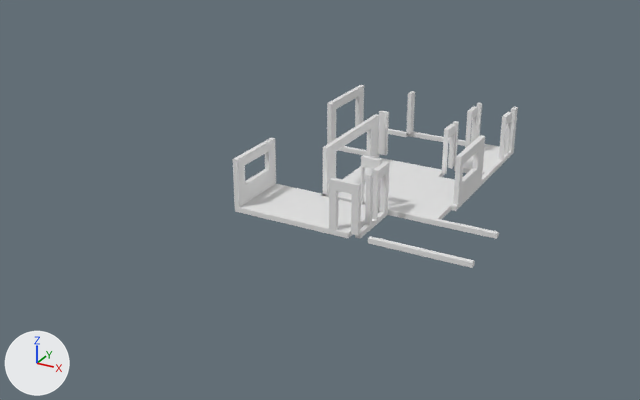
The Blender file 07/Assets/Meshes/House.blend as it was, and as the next commit left it.
Before and after are seen from a 50 mm lens placed at (19.6, -36.1, 17.8), pointed at (-1.4, 2.1, -1.3). Arrows for +X, +Y and +Z are at lower left; the lights stay in place.

The scene before the commit, as lines of its bpy script (objects in view):
```python
me_bifold_3x2_5x0_25 = bpy.data.meshes.new('Bifold 3x2.5x0.25')
me_bifold_3x2_5x0_25.from_pydata(...)  # 14 vertices, 8 faces, 1 loose edge; spans x 0.0..0.25, y 0.0..3.0, z 0.0..2.5
me_tile_3x3x0_25 = bpy.data.meshes.new('Tile 3x3x0.25')
me_tile_3x3x0_25.from_pydata(...)  # a box spanning x -2.0..0.0, y -2.0..0.0, z 0.0..0.25
me_woodfloor_3x3x0_25 = bpy.data.meshes.new('WoodFloor 3x3x0.25')
me_woodfloor_3x3x0_25.from_pydata(...)  # a box spanning x -2.0..0.0, y -2.0..0.0, z 0.0..0.25
ob_sm_wall_bifold3xx2_5x0_25_proxy = bpy.data.objects.new('SM_Wall_Bifold3xx2.5x0.25_proxy', me_bifold_3x2_5x0_25)
ob_sm_wall_bifold3xx2_5x0_25_proxy.parent = ob_walls_and_floors_001
ob_sm_wall_bifold3xx2_5x0_25_proxy.matrix_parent_inverse = Matrix(((1.0, 0.0, 0.0, -0.322), (0.0, 1.0, 0.0, 3.122), (0.0, 0.0, 1.0, 5.908), (0.0, 0.0, 0.0, 1.0)))
ob_sm_wall_bifold3xx2_5x0_25_proxy.location = (-0.25, 0.25, 0.0)
ob_sm_wall_bifold3xx2_5x0_25_proxy.scale = (0.96, 1.0, 1.0)
ob_tile3x3x0_25_proxy_004 = bpy.data.objects.new('Tile3x3x0.25_proxy.004', me_tile_3x3x0_25)
ob_tile3x3x0_25_proxy_004.parent = ob_walls_and_floors_001
ob_tile3x3x0_25_proxy_004.matrix_parent_inverse = Matrix(((1.0, 0.0, 0.0, -0.322), (0.0, 1.0, 0.0, 3.122), (0.0, 0.0, 1.0, 5.908), (0.0, 0.0, 0.0, 1.0)))
ob_tile3x3x0_25_proxy_004.location = (3.0, 6.25, -0.25)
ob_tile3x3x0_25_proxy_004.scale = (1.5, 1.5, 1.0)
ob_woodfloor3x3x0_25_proxy = bpy.data.objects.new('WoodFloor3x3x0.25_proxy', me_woodfloor_3x3x0_25)
ob_woodfloor3x3x0_25_proxy.parent = ob_walls_and_floors
ob_woodfloor3x3x0_25_proxy.matrix_parent_inverse = Matrix(((1.0, 0.0, 0.0, -0.322), (0.0, 1.0, 0.0, 3.122), (0.0, 0.0, 1.0, 5.908), (0.0, 0.0, 0.0, 1.0)))
ob_woodfloor3x3x0_25_proxy.location = (0.0, 0.0, -0.25)
ob_woodfloor3x3x0_25_proxy.scale = (1.5, 1.5, 1.0)
# also in view: 'SM_WallDoor1x2.5x0.25_proxy' at (3.4, -0.8, 1.2); 'Tile2x2x0.25_proxy' at (4.0, 4.2, -0.1); 'SM_Wall_0.25x2.5x0.25_proxy.010' at (3.4, -3.1, 1.2); 'SM_Wall_Window_Large_3x2.5x0.25_proxy' at (-3.1, -1.5, 1.2); 'Tile3x3x0.25_proxy.001' at (1.5, -1.5, -0.1)
```
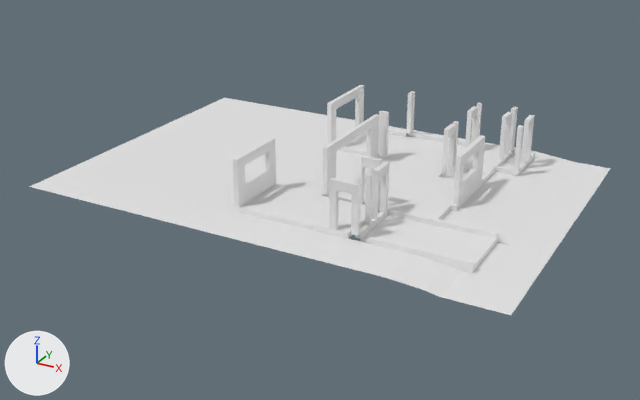
Pixel boxes (x1, y1, x2, y2) of what changed, in the pictures (640 x 400 px):
'Plane', added: after (30, 98, 611, 315)
'Garage Floor', added: after (360, 215, 497, 270)
'SM_WallDoor1x2.5x0.25_proxy.006', added: after (521, 115, 535, 164)
'SM_Corner_Fill_Ground_Floor_0.25x2.75x0.25_proxy.006', added: after (513, 125, 524, 176)
'WallBase3x0.25x0.25_proxy.019', added: after (414, 254, 474, 273)
'WallBase1x0.25x0.25_proxy', added: after (495, 166, 514, 175)
'WallBase3x0.25x0.25_proxy.020', added: after (519, 152, 535, 174)

The change, as a list of edits to the scene's bpy script:
```text
Add ob_sm_walldoor1x2_5x0_25_proxy_006:
    ob_sm_walldoor1x2_5x0_25_proxy_006 = bpy.data.objects.new('SM_WallDoor1x2.5x0.25_proxy.006', me_wall_1x2_5x_25)
    ob_sm_walldoor1x2_5x0_25_proxy_006.parent = ob_hall_wall_and_floor
    ob_sm_walldoor1x2_5x0_25_proxy_006.location = (7.5, 10.25, 0.0)
    ob_sm_walldoor1x2_5x0_25_proxy_006.rotation_euler = (0.0, 0.0, 3.142)  # degrees (0, 0, 180)
Add ob_wallbase3x0_25x0_25_proxy_020:
    ob_wallbase3x0_25x0_25_proxy_020 = bpy.data.objects.new('WallBase3x0.25x0.25_proxy.020', me_wallbase3x0_25x0_25)
    ob_wallbase3x0_25x0_25_proxy_020.parent = ob_hall
    ob_wallbase3x0_25x0_25_proxy_020.location = (7.5, 11.25, 0.0)
    ob_wallbase3x0_25x0_25_proxy_020.rotation_euler = (0.0, 0.0, 1.571)  # degrees (0, 0, 90)
Add ob_sm_corner_fill_ground_floor_0_25x2_75x0_25_proxy_006:
    ob_sm_corner_fill_ground_floor_0_25x2_75x0_25_proxy_006 = bpy.data.objects.new('SM_Corner_Fill_Ground_Floor_0.25x2.75x0.25_proxy.006', me_cornergroundfloor2_75)
    ob_sm_corner_fill_ground_floor_0_25x2_75x0_25_proxy_006.parent = ob_lounge
    ob_sm_corner_fill_ground_floor_0_25x2_75x0_25_proxy_006.location = (7.25, 8.0, 0.0)
Add ob_plane:
    ob_plane = bpy.data.objects.new('Plane', me_plane)  # 78 vertices, 53 faces, 1 loose edge; spans x -21.0..5.0, y -7.0..11.0, z -0.2..0.0
    ob_plane.parent = ob_outdoors
    ob_plane.location = (6.568, 1.169, -0.25)
Add ob_outdoors:
    ob_outdoors = bpy.data.objects.new('Outdoors', None)
    ob_outdoors.location = (10.77, -2.856, -0.5)
Add ob_wallbase3x0_25x0_25_proxy_019:
    ob_wallbase3x0_25x0_25_proxy_019 = bpy.data.objects.new('WallBase3x0.25x0.25_proxy.019', me_wallbase3x0_25x0_25)
    ob_wallbase3x0_25x0_25_proxy_019.parent = ob_garage
    ob_wallbase3x0_25x0_25_proxy_019.location = (6.0, -3.0, -0.25)
    ob_wallbase3x0_25x0_25_proxy_019.rotation_euler = (0.0, 0.0, 3.142)  # degrees (0, 0, 180)
Add ob_garage:
    ob_garage = bpy.data.objects.new('Garage', None)
    ob_garage.location = (7.568, -2.831, -2.739)
Add ob_wallbase3x0_25x0_25_proxy_018:
    ob_wallbase3x0_25x0_25_proxy_018 = bpy.data.objects.new('WallBase3x0.25x0.25_proxy.018', me_wallbase3x0_25x0_25)
    ob_wallbase3x0_25x0_25_proxy_018.parent = ob_garage
    ob_wallbase3x0_25x0_25_proxy_018.location = (6.0, 0.25, -0.25)
    ob_wallbase3x0_25x0_25_proxy_018.rotation_euler = (0.0, 0.0, 3.142)  # degrees (0, 0, 180)
Add ob_garage_floor:
    ob_garage_floor = bpy.data.objects.new('Garage Floor', me_cube)  # a box spanning x -4.5..1.0, y -2.0..1.0, z -0.5..-0.25
    ob_garage_floor.parent = ob_garage
    ob_garage_floor.location = (8.0, -1.0, 0.0)
Add ob_wallbase1x0_25x0_25_proxy:
    ob_wallbase1x0_25x0_25_proxy = bpy.data.objects.new('WallBase1x0.25x0.25_proxy', me_wallbase1x0_25x0_25)  # a box spanning x -1.0..0.0, y 0.0..0.25, z -0.25..0.0
    ob_wallbase1x0_25x0_25_proxy.location = (7.25, 8.0, 0.0)
```
